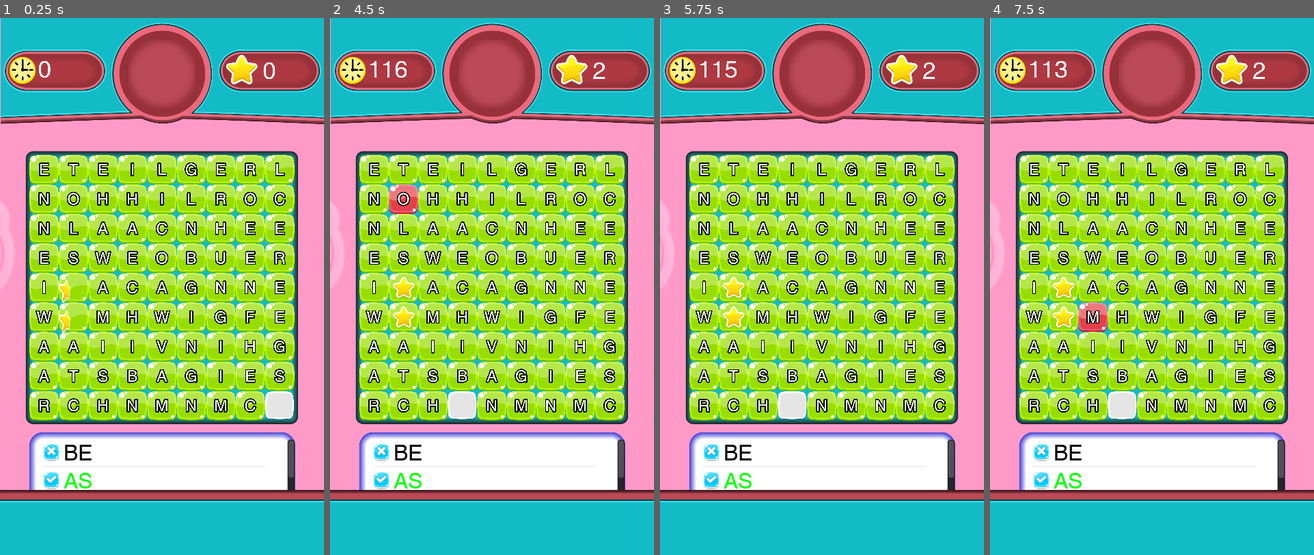
Above: before the commit, frames 1-4 (left to right).
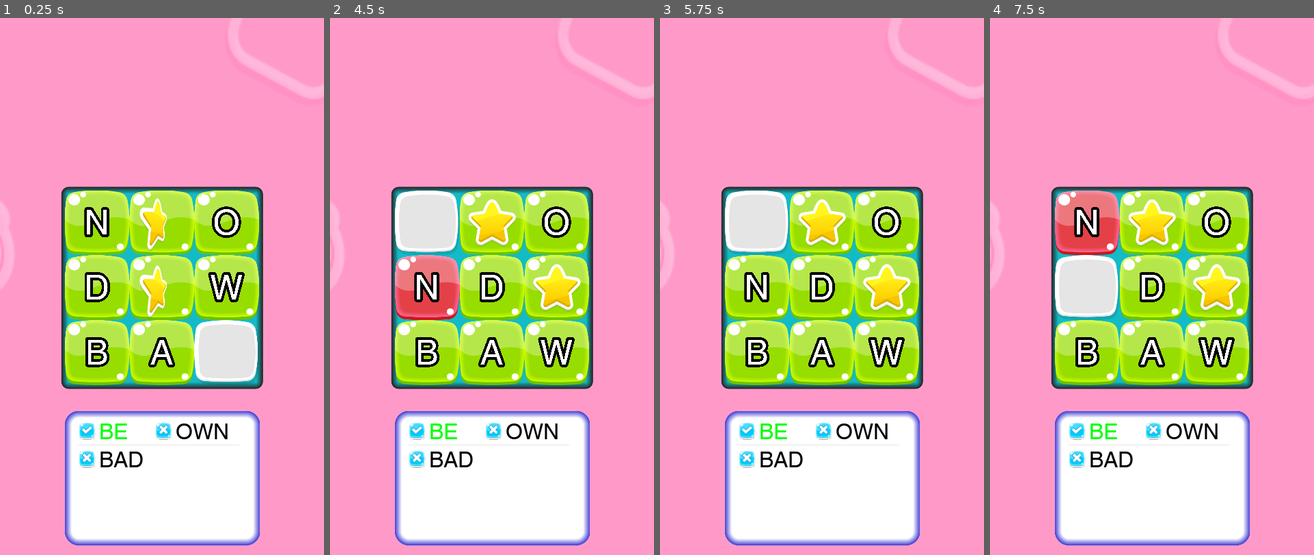
Above: after the commit, the same moments.

Repository: ahmetilgin/WordFinding
Game: Godot game, scene res://game.tscn
Same seed, same stepped clock (60 frames per second), same inputs: the game is played once before the commit and once after it.
Inputs (mouse positions are in pixels of both pictures, inside the frame that each line leads up to):
- Up to frame 1 (0.25 s): no input
- Up to frame 2 (4.5 s): move the mouse to (563, 259) at 0.52 s; click (563, 259) at 0.67 s; move the mouse to (427, 313) at 1.27 s; click (427, 313) at 1.42 s; move the mouse to (524, 168) at 2.02 s; click (524, 168) at 2.17 s; move the mouse to (475, 393) at 2.77 s; click (475, 393) at 2.92 s; move the mouse to (589, 367) at 3.52 s; click (589, 367) at 3.67 s; tap Enter at 4.25 s; move the mouse to (394, 205) at 4.27 s; click (394, 205) at 4.42 s
- Up to frame 3 (5.75 s): tap Space at 5 s; move the mouse to (838, 286) at 5.02 s; click (838, 286) at 5.17 s
- Up to frame 4 (7.5 s): tap Enter at 5.75, 7.25 s; move the mouse to (1103, 152) at 5.77 s; click (1103, 152) at 5.92 s; tap Space at 6.5 s; move the mouse to (1223, 259) at 6.52 s; click (1223, 259) at 6.67 s; move the mouse to (1087, 313) at 7.27 s; click (1087, 313) at 7.42 s

The runs differ from the first frame. In frame 1, 75% of the frame differs, in the area x 0-100%, y 0-100%; in frame 2, 76%; in frame 3, 76%; in frame 4, 76%.

Commit message:
sesler eklendi.

Diff:
--- a/game.gd
+++ b/game.gd
@@ -10,7 +10,8 @@
 var pos_with_block = {}
 var score = 0
 var time = 0
-
+var founded_words = []
+var total_words
 signal correct_word
 func fill_frames(position):
 	var frame = frame_scene.instance()
@@ -153,6 +154,7 @@
 			sum_word_list.append(word_list_with_count[sum_of_list_member[word_len]].pop_back())
 #			word_list_count_list.remove()
 	var total_letters = []
+	total_words = [] + sum_word_list
 	for word in sum_word_list:
 		# problem yok reis
 		add_item_to_list(word)
@@ -215,7 +217,7 @@
 	var rev_sum_word_list = [] #büyükten küçüğe sıralanan sum_word_list
 	for rev_word in sum_word_list:
 		rev_sum_word_list.push_front(rev_word)
-	print(rev_sum_word_list)
+
 	for word in rev_sum_word_list:
 		var reverse_word = reverse(word)
 		var col_count = 1
@@ -225,14 +227,14 @@
 			var result = col_word.find(word)
 			if (result < 0):
 				result = col_word.find(reverse_word)
-			print(str(result) + "-"+ col_word + "-" + word +"-"+ reverse_word)
 			if (result > -1):
+				$FoundWordSound.play()
 				for complete_word in range(1, len(word) + 1):
 					correcting_word(col_count,result + complete_word)
 					set_checked_word(word)
 					sum_word_list.erase(word)
 					is_word_found = true
-
+				founded_words.append(word)
 			if is_word_found:
 				break
 
@@ -242,14 +244,17 @@
 			if (result < 0):
 				result = row_word.find(reverse_word)
 			if (result > -1):
+				$FoundWordSound.play()
 				for complete_word in range(1, len(word) + 1):
 					correcting_word(result + complete_word,row_count)
 					set_checked_word(word)
 					sum_word_list.erase(word)
 					is_word_found = true
+				founded_words.append(word)
 			if is_word_found:
 				break
-
+		if len(founded_words) == len(total_words):
+			$GameFinishSound.play()
 			row_count += 1
 
 func correcting_word(start_point,count):
@@ -272,6 +277,7 @@
 
 	pass
 func set_checked_word(word):
+
 	for index in range(0,$ItemList.get_item_count()):
 		if($ItemList.get_item_text(index)  == word):
 			var item_list_icon = ImageTexture.new()
@@ -282,6 +288,9 @@
 			$ItemList.set_item_icon(index,item_list_icon)
 			$ItemList.set_item_custom_fg_color(index,Color(0,1,0,1))
 			image_texture.unlock()
+
+
+
 	pass
 func add_item_to_list(word):
 	var item_list_icon = ImageTexture.new()
@@ -309,24 +318,26 @@
 			if current_clicked_block.y < current_empty_position.y:
 				for shift in range(current_empty_position.y - 1, current_clicked_block.y -1, -1):
 					pos_with_block[Vector2(current_clicked_block.x,shift)].get_node("block_button")._go_given_rotation(Globals.rotations.down)
-					yield(get_tree().create_timer(0.2), "timeout")
+					yield(get_tree().create_timer(0.01), "timeout")
 			# yukarı kaydırma komple
 			if current_clicked_block.y > current_empty_position.y:
 				for shift in range(current_empty_position.y + 1,current_clicked_block.y + 1):
 					pos_with_block[Vector2(current_clicked_block.x,shift)].get_node("block_button")._go_given_rotation(Globals.rotations.up)
-					yield(get_tree().create_timer(0.2), "timeout")
+					yield(get_tree().create_timer(0.01), "timeout")
 
 		elif current_empty_position.y == current_clicked_block.y:
 			# sağa kaydırma
 			if current_clicked_block.x < current_empty_position.x:
 				for shift in range(current_empty_position.x - 1, current_clicked_block.x -1, -1):
 					pos_with_block[Vector2(shift,current_clicked_block.y)].get_node("block_button")._go_given_rotation(Globals.rotations.right)
-					yield(get_tree().create_timer(0.2), "timeout")
+					yield(get_tree().create_timer(0.01), "timeout")
 			# sola kaydırma
 			if current_clicked_block.x > current_empty_position.x:
 				for shift in range(current_empty_position.x + 1,current_clicked_block.x + 1):
 					pos_with_block[Vector2(shift,current_clicked_block.y)].get_node("block_button")._go_given_rotation(Globals.rotations.left)
-					yield(get_tree().create_timer(0.2), "timeout")
+					yield(get_tree().create_timer(0.01), "timeout")
+
+		$AllMoveSound.play()
 		Globals.is_all_moving = false
 		update_pos_with_block()
 
--- a/game.tscn
+++ b/game.tscn
@@ -1,10 +1,13 @@
-[gd_scene load_steps=10 format=2]
+[gd_scene load_steps=13 format=2]
 
 [ext_resource path="res://game.gd" type="Script" id=1]
 [ext_resource path="res://assets/freegui/png/BG.png" type="Texture" id=2]
 [ext_resource path="res://assets/Helvetica.ttf" type="DynamicFontData" id=3]
 [ext_resource path="res://assets/bottomgui.png" type="Texture" id=4]
 [ext_resource path="res://assets/topgui.png" type="Texture" id=5]
+[ext_resource path="res://assets/FreeSounds/DM-CGS-45.wav" type="AudioStream" id=6]
+[ext_resource path="res://assets/FreeSounds/DM-CGS-22.wav" type="AudioStream" id=7]
+[ext_resource path="res://assets/FreeSounds/bensound-littleidea.wav" type="AudioStream" id=8]
 
 [sub_resource type="StyleBoxFlat" id=1]
 content_margin_left = 20.0
@@ -74,6 +77,7 @@
 
 [node name="ScoreTexture" type="Sprite" parent="."]
 scale = Vector2( 0.382, 0.382 )
+z_index = 5
 texture = ExtResource( 5 )
 centered = false
 
@@ -114,4 +118,20 @@
 scale = Vector2( 0.5, 0.5 )
 texture = ExtResource( 4 )
 centered = false
+
+[node name="FoundWordSound" type="AudioStreamPlayer2D" parent="."]
+position = Vector2( 241.632, 419.08 )
+stream = ExtResource( 6 )
+
+[node name="AllMoveSound" type="AudioStreamPlayer2D" parent="."]
+position = Vector2( 243.52, 417.192 )
+stream = ExtResource( 7 )
+attenuation = 0.517632
+
+[node name="GameFinishSound" type="AudioStreamPlayer2D" parent="."]
+
+[node name="GamePlaySound" type="AudioStreamPlayer2D" parent="."]
+stream = ExtResource( 8 )
+volume_db = -3.041
+autoplay = true
 [connection signal="timeout" from="ScoreTexture/CountTimer" to="." method="_on_CountTimer_timeout"]
--- a/globals.gd
+++ b/globals.gd
@@ -1,6 +1,6 @@
 extends Node
 
-var map_size = 9
+var map_size = 3
 var cell_size = 48
 var divition_ratio = 1.0
 var is_all_moving = false
Not shown, added: assets/FreeSounds/DM-CGS-01.wav
Not shown, added: assets/FreeSounds/DM-CGS-02.wav
Not shown, added: assets/FreeSounds/DM-CGS-03.wav
Not shown, added: assets/FreeSounds/DM-CGS-04.wav
Not shown, added: assets/FreeSounds/DM-CGS-05.wav
Not shown, added: assets/FreeSounds/DM-CGS-06.wav
Not shown, added: assets/FreeSounds/DM-CGS-07.wav
Not shown, added: assets/FreeSounds/DM-CGS-08.wav
Not shown, added: assets/FreeSounds/DM-CGS-09.wav
Not shown, added: assets/FreeSounds/DM-CGS-10.wav
Not shown, added: assets/FreeSounds/DM-CGS-11.wav
Not shown, added: assets/FreeSounds/DM-CGS-12.wav
(and 39 more such lines)
